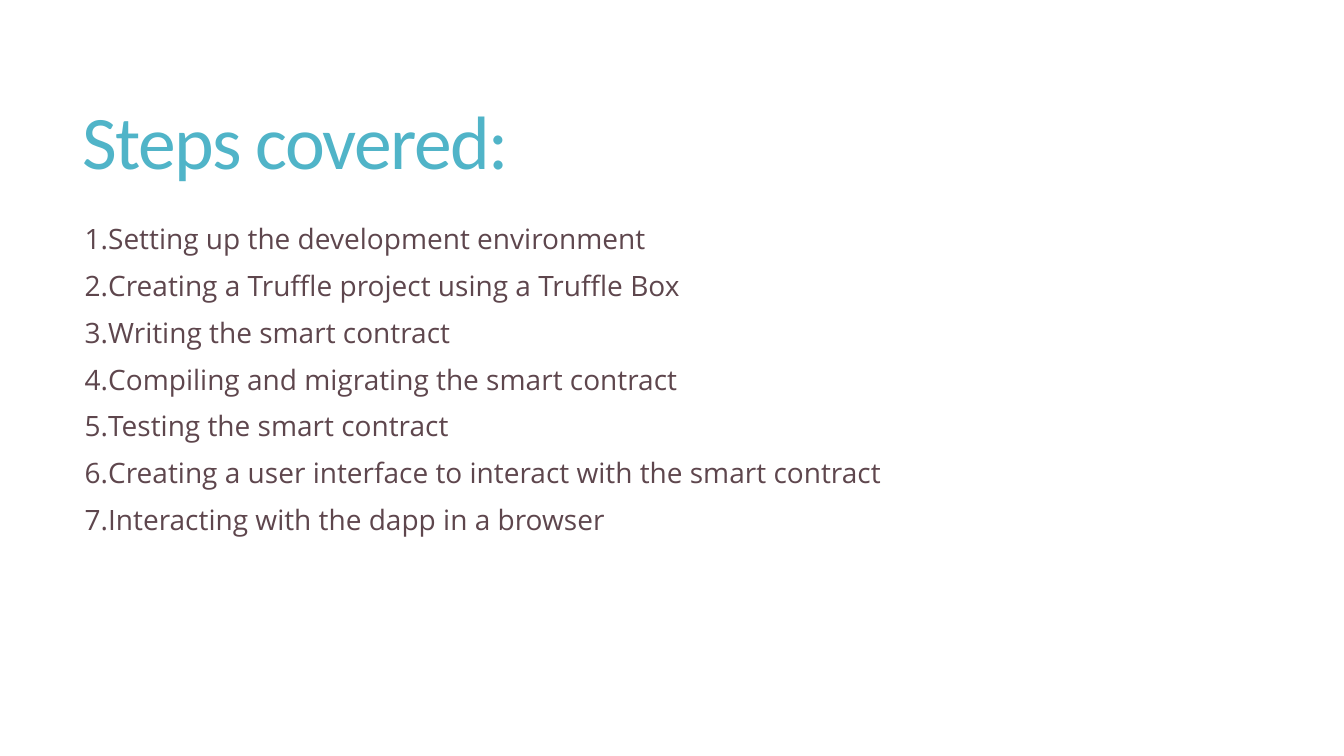
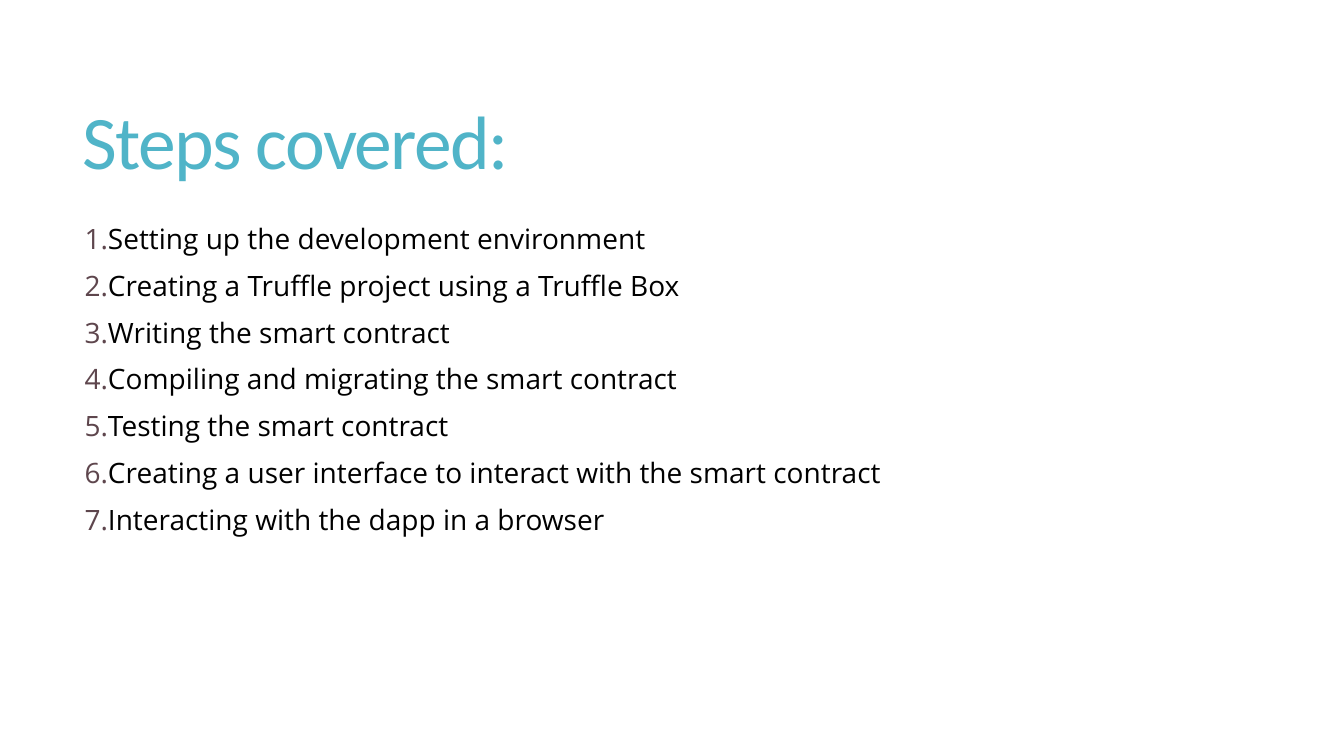
Before and after one commit to PalaashA/POC-Blockchain, a slide deck: slide 10 of Presentations/POC Blockchain 6th sem.pptx. Drawn at 1344x756 pixels with LibreOffice and Linux fonts; fonts in the diff are those of the drawing. Boxes give left, top, right and bottom in pixels: in the first picture for what was removed or moved away, otherwise in the second. Text is boxed around its words. In the diff, an @@ line names an element or a change of style, - is before the commit and + after.

```diff
--- a/Presentations/POC Blockchain 6th sem.pptx
+++ b/Presentations/POC Blockchain 6th sem.pptx
@@ text "Setting up the development environment" at box(85, 227, 880, 537): text colour #5E464D to #000000 @@
```
Also in this commit, not shown: 17 other slides changed, 1 other file.
